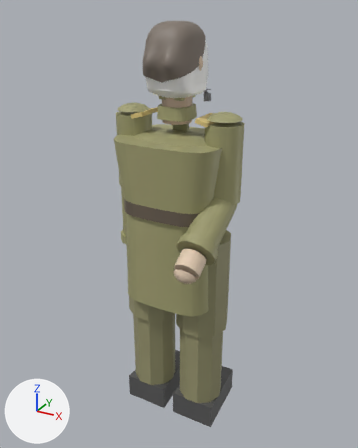
One commit to the glTF model src/MiVic.Game/Content/Models/Generated/personality_elder.glb: the scene before it, then after it.
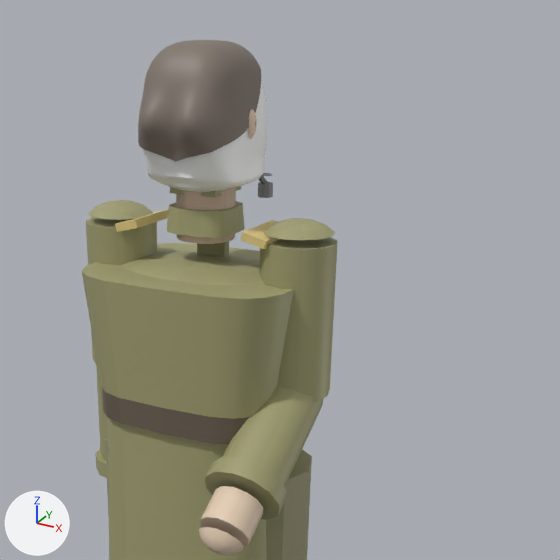
Each version appears first whole from a 50 mm lens placed at (0.933, -1.682, 1.765), pointed at (0.014, -0.011, 0.93), and next in a close-up on the part from 20% to 100% of the width and 0% to 64% of the height. Every picture has the same lights, and +X, +Y and +Z are marked at lower left. The older version's two pictures come first. Where no turn or scale is listed for an object, it has been applied to the vertices. Vertices at exactly the same position are counted once.

The first close-up shows 'ArmLeft', 'ArmRight', 'Belt', 'Body', 'Collar', 'ForearmRight', 'Hair', 'HandRight', 'Head', 'LegRight', 'Neck', 'Tunic' and 9 more.
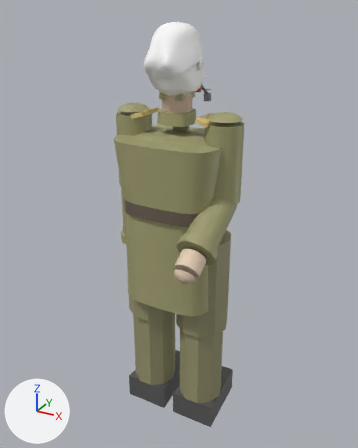
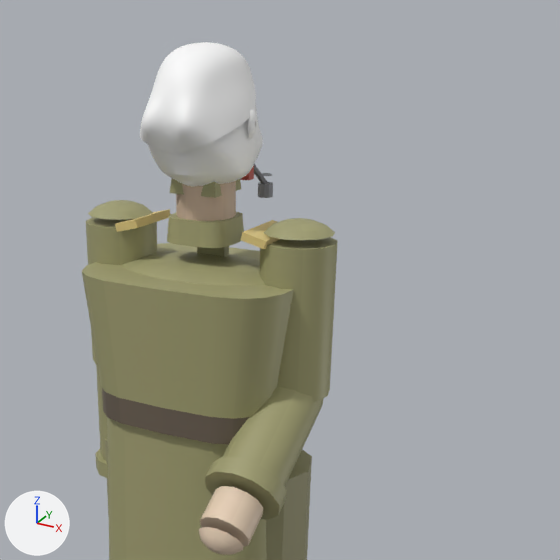
Location of each change, (x1, y1, x2, y2) in pixels of the close-ups (560 x 560 px; the box of a moved part takes in the faces that stretch with it):
'Hair', reshaped, recoloured (lighter, 8% shorter)
    before: (138, 40, 261, 162)
    after: (140, 42, 256, 154)
'Head', reshaped
    before: (143, 78, 267, 192)
    after: (148, 102, 263, 187)
'Collar', moved
    before: (167, 201, 245, 238)
    after: (167, 212, 244, 248)
part 2 of me_hair, moved or reshaped
    before: (138, 40, 261, 162)
    after: (140, 42, 256, 154)
part 3 of me_hair, recoloured (lighter)
    before: (138, 40, 261, 162)
    after: (140, 42, 256, 154)

The change in detail:
me_head is used by ob_head; location (0.0, 0.0, 1.431).
me_head had 1873 vertices, 3588 faces and spanned x -0.1..0.1, y -0.14..0.153, z 0.016..0.284.
me_head now has 1873 vertices, 3588 faces and spans x -0.097..0.097, y -0.133..0.161, z 0.02..0.28.
me_head part 1: 1873 of 1873 vertices moved; they spanned x -0.1..0.1, y -0.14..0.153, z 0.016..0.284 and now span x -0.097..0.097, y -0.133..0.161, z 0.02..0.28; mean shift (0.0, 0.0, 0.0).
me_hair is used by ob_hair; location (0.0, 0.0, 1.431).
me_hair had 1585 vertices, 3096 faces and spanned x -0.104..0.104, y -0.149..0.122, z 0.084..0.287.
me_hair now has 1585 vertices, 3096 faces and spans x -0.103..0.103, y -0.152..0.11, z 0.097..0.283.
me_hair part 2: 1585 of 1585 vertices moved; they spanned x -0.104..0.104, y -0.149..0.122, z 0.084..0.287 and now span x -0.103..0.103, y -0.152..0.11, z 0.097..0.283; mean shift (0.0, -0.003, 0.003).
me_hair part 3: 3096 faces centred in x -0.103..0.103, y -0.148..0.12, z 0.089..0.287 are repainted in the vertex colours; the middle colour goes from brown #81766c to white #ffffff.
Object 'Collar' (ob_collar) moves from (0.0, 0.0, 1.372) to (0.0, 0.0, 1.352).
